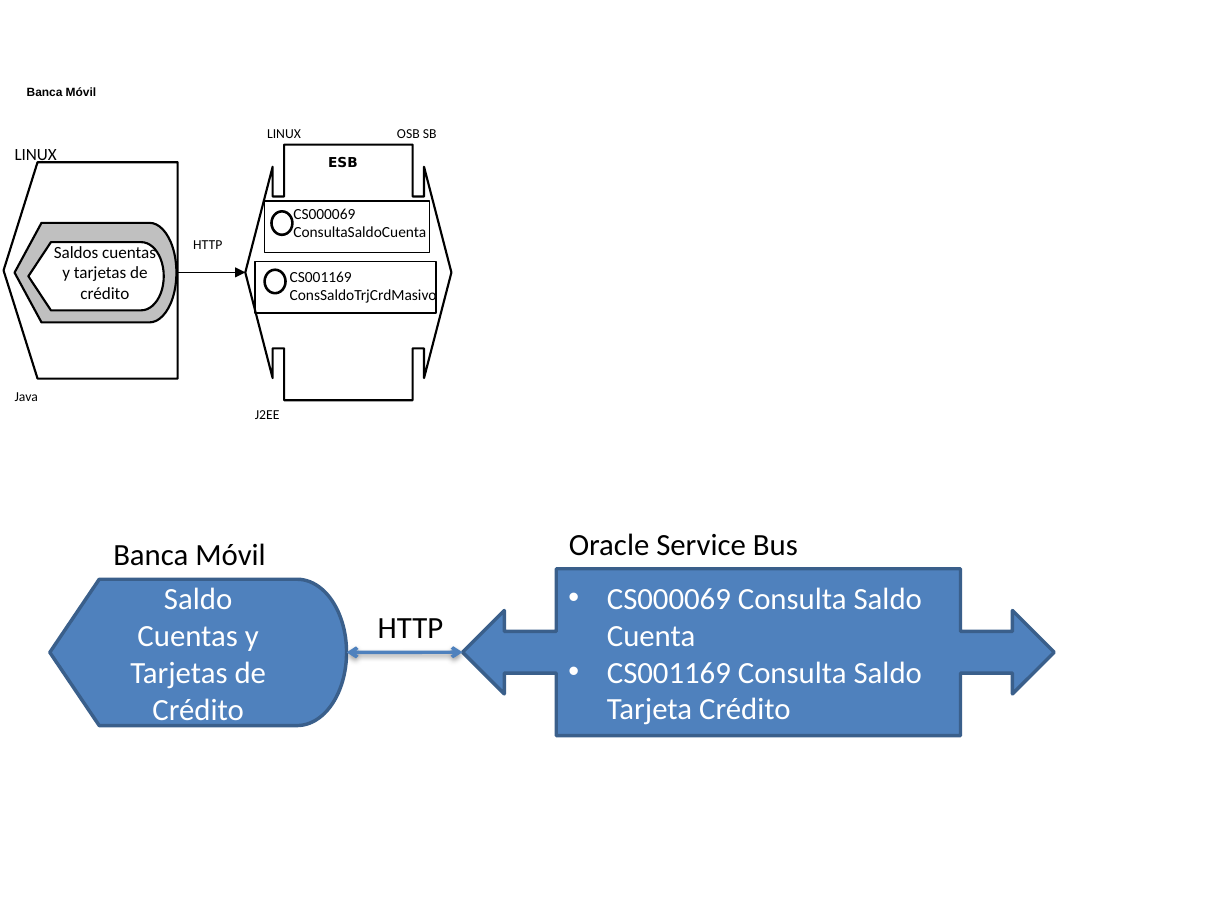
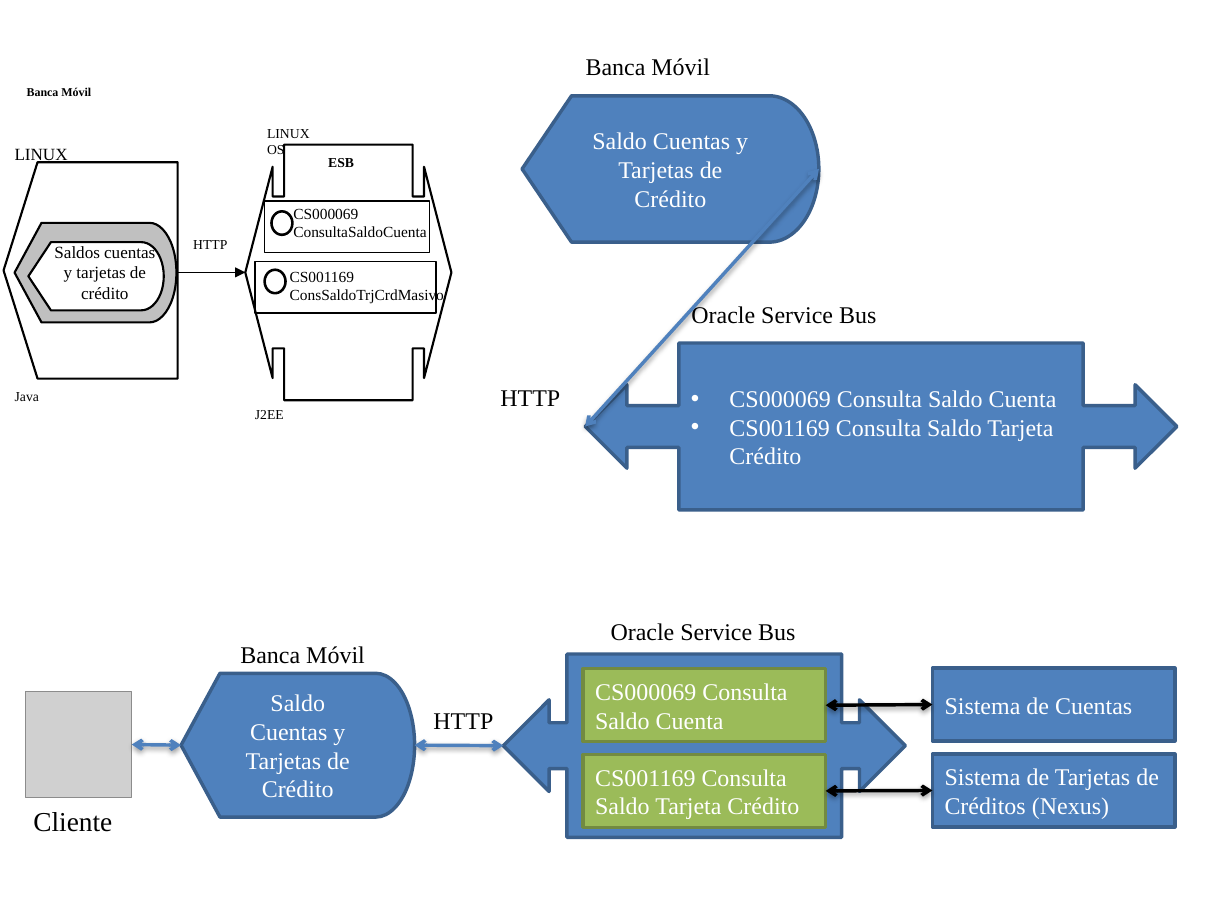
Before and after one commit to SergioCrda/TT2, a slide deck: slide 2 of servicio resumidos.pptx. Drawn at 1232x924 pixels with LibreOffice and Linux fonts; fonts in the diff are those of the drawing; grey boxes stand for pictures. Boxes give left, top, right and bottom in pixels: in the first picture for what was removed or moved away, otherwise in the second. Text is boxed around its words. In the diff, an @@ line names an element or a change of style, - is before the commit and + after.

```diff
--- a/servicio resumidos.pptx
+++ b/servicio resumidos.pptx
@@ size 18 to 14 pt, font Calibri to Times New Roman in 5 elements at bbox=[585, 342, 1177, 510], bbox=[691, 304, 876, 324], bbox=[522, 96, 819, 243], bbox=[500, 390, 560, 406], bbox=[586, 58, 710, 76] @@
@@ text "Banca Móvil": place and size @@
-text "Banca Móvil" at bbox=[113, 543, 265, 566]
+text "Banca Móvil" at bbox=[586, 58, 710, 76]
@@ text "Banca Móvil" at bbox=[27, 87, 91, 96]: font Arial to Times New Roman @@
@@ font Calibri to Times New Roman in 8 elements at bbox=[193, 240, 227, 249], bbox=[293, 208, 426, 237], bbox=[290, 271, 444, 304], bbox=[54, 244, 155, 299], bbox=[15, 148, 68, 164], bbox=[15, 392, 39, 401], bbox=[255, 410, 284, 419], bbox=[267, 129, 314, 157] @@
@@ flow chart display "Saldo Cuentas y Tarjetas de ...": place and size @@
-flow chart display "Saldo Cuentas y Tarjetas de ..." at bbox=[49, 579, 346, 726]
+flow chart display "Saldo Cuentas y Tarjetas de ..." at bbox=[522, 96, 819, 243]
@@ text "ESB" at bbox=[328, 158, 354, 167]: font DejaVu Sans to Times New Roman @@
@@ double arrow moved from (346, 653) - (462, 652) to (819, 169) - (585, 426) @@
@@ text "Oracle Service Bus": place and size @@
-text "Oracle Service Bus" at bbox=[569, 533, 798, 556]
+text "Oracle Service Bus" at bbox=[691, 304, 876, 324]
@@ left right arrow callout "CS000069 Consulta Saldo Cuenta": place and size @@
-left right arrow callout "CS000069 Consulta Saldo Cuenta" at bbox=[462, 569, 1053, 737]
+left right arrow callout "CS000069 Consulta Saldo Cuenta" at bbox=[585, 342, 1177, 510]
@@ text "HTTP": place and size @@
-text "HTTP" at bbox=[378, 618, 443, 638]
+text "HTTP" at bbox=[500, 390, 560, 406]
@@ text added at bbox=[611, 623, 795, 641], 14 pt, text #000000 @@
+Oracle Service Bus
@@ text added at bbox=[240, 646, 365, 664], 14 pt, text #000000 @@
+Banca Móvil
@@ left right arrow callout added at bbox=[504, 654, 906, 838], fill #4F81BD, outline #3A5F8C 2 pt @@
@@ flow chart display added at bbox=[181, 673, 415, 817], fill #4F81BD, outline #3A5F8C 2 pt, 14 pt, text #FFFFFF @@
+Saldo Cuentas y Tarjetas de Crédito
@@ rectangle added at bbox=[583, 669, 825, 742], fill #9BBB59, outline #738A42 2 pt, 14 pt, text #FFFFFF @@
+CS000069 Consulta Saldo Cuenta
@@ rectangle added at bbox=[933, 668, 1175, 740], fill #4F81BD, outline #3A5F8C 2 pt, 14 pt, text #FFFFFF @@
+Sistema de Cuentas
@@ picture added at bbox=[26, 691, 132, 797] @@
@@ text added at bbox=[433, 713, 493, 729], 14 pt, text #000000 @@
+HTTP
@@ double arrow added from (933, 705) to (825, 705), #000000 2 pt @@
@@ double arrow added from (181, 745) to (132, 744), #4F81BD 2 pt @@
@@ double arrow added from (415, 745) to (504, 745), #4F81BD 2 pt @@
@@ rectangle added at bbox=[583, 754, 825, 827], fill #9BBB59, outline #738A42 2 pt, 14 pt, text #FFFFFF @@
+CS001169 Consulta Saldo Tarjeta Crédito
@@ rectangle added at bbox=[933, 754, 1175, 827], fill #4F81BD, outline #3A5F8C 2 pt, 14 pt, text #FFFFFF @@
+Sistema de Tarjetas de Créditos (Nexus)
@@ double arrow added from (825, 791) to (933, 791), #000000 2 pt @@
@@ text added at bbox=[33, 812, 112, 832], 16 pt, text #000000 @@
+Cliente
```
Also in this commit, not shown: 13 other slides changed, 2 other files.
